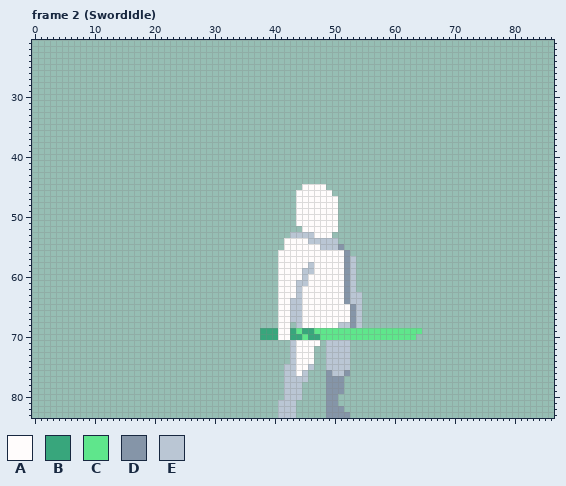
One commit to this pixel-art file: Assets/DeadRevolver/PixelPrototypePlayerSprites/Art/Aseprite/PlayerCombat.aseprite. That is the earlier state.
96x84 pixels, 299 frames. Colours within 5 levels of each other are drawn and written as one. Shown: frame 2 (SwordIdle): x 0..86, y 21..83. The commit also changed other frames, which this record leaves out.
Palette (. is transparent): A #fffcfc  B #38a67c  C #5fe68c  D #8595a8  E #bac6d4
Once edited:
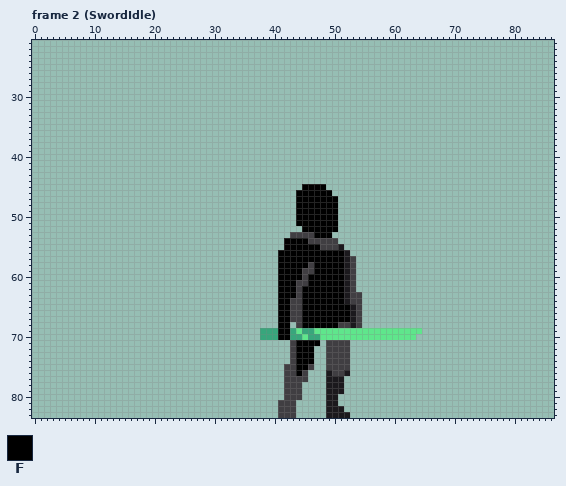
Colours new in this view: F #000000
The exact change:
colour D: #8595a8 -> #1b191d
colour E: #bac6d4 -> #403e42
Changed rows in their new state; - is a pixel that keeps its letter.
Frame 2 (SwordIdle):
first column x 41:
45 ----FFFF----
46 ---FFFFFF---
47 ---FFFFFFF--
48 ---FFFFFFF--
49 ---FFFFFFF--
50 ---FFFFFFF--
51 ---FFFFFFF--
52 ----FFFFFF--
53 ------FFF---
54 -FFFF-------
55 -FFFFFF-----
56 FFFFFFFFFFF-
57 FFFFFFFFFFF-
58 FFFFF-FFFFF-
59 FFFF--FFFFF-
60 FFFF-FFFFFF-
61 FFF--FFFFFF-
62 FFF-FFFFFFF-
63 FFF-FFFFFFF-
64 FF--FFFFFFF-
65 FF--FFFFFFFF
66 FF--FFFFFFFF
67 FF--FFFFFFFF
68 FF--FFFFFF--
69 FF----------
70 FF----------
71 ---FFFF-----
72 ---FFF------
73 ---FFF------
74 ---FFF------
75 ---FF-------
76 ---F--------
Changed places in both pictures, as pixel boxes (x1, y1, x2, y2):
changed: (278, 184, 362, 418)
